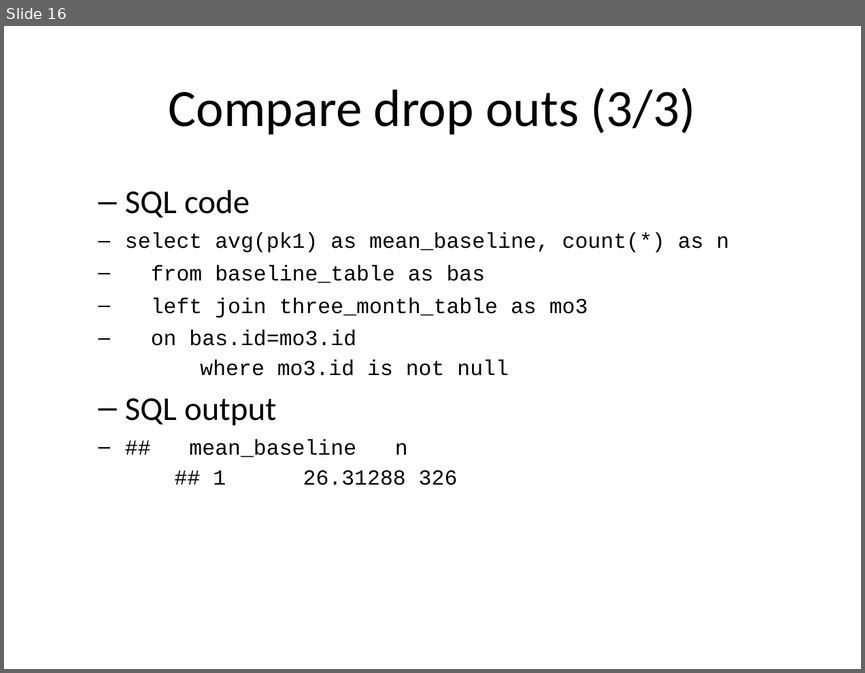
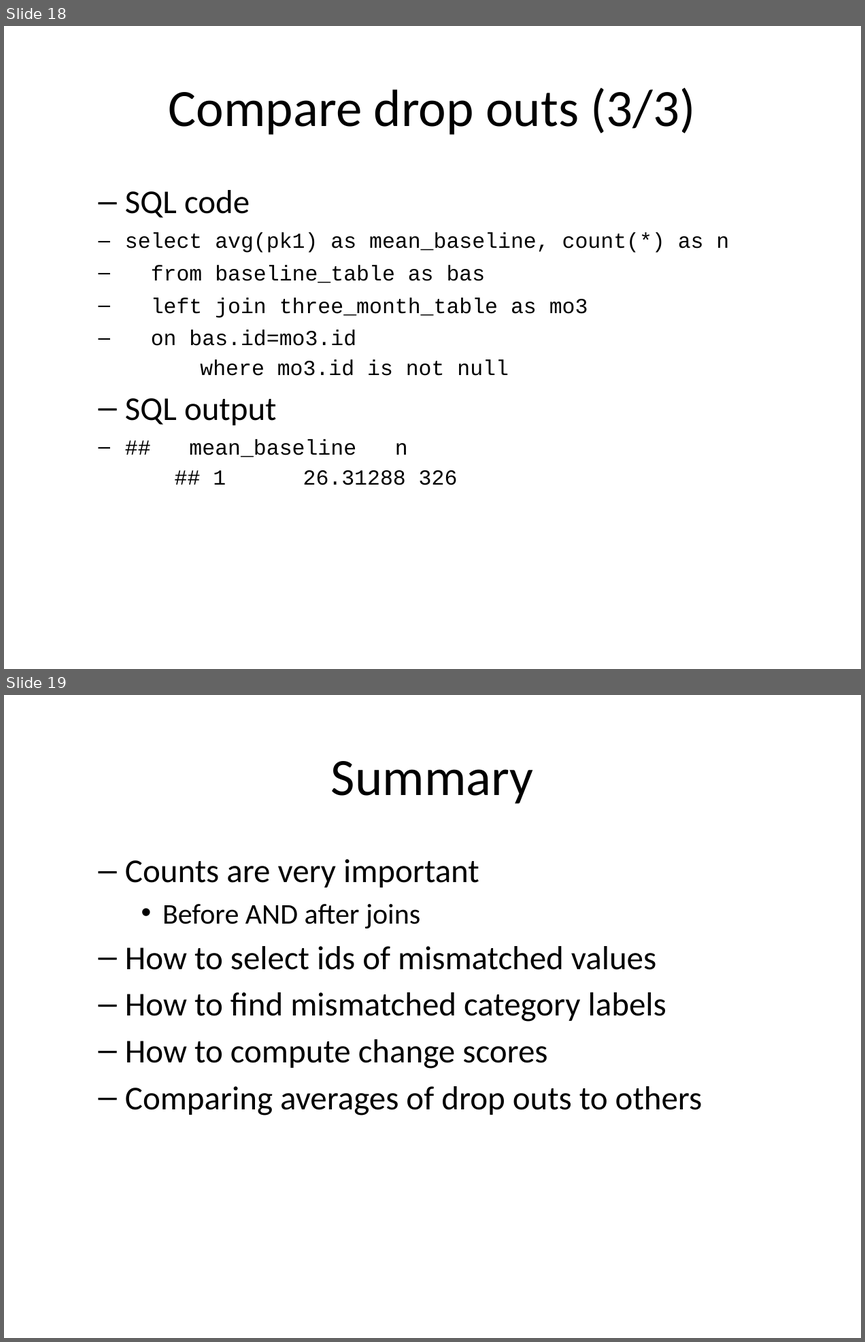
Before and after one commit to pmean/introduction-to-sql, a slide deck: src/counting-mismatches.pptx. Shown one above the other, each under a label of ours: slide 16 before the commit, slides 18 and 19 after it. The pictures are 865x673 and 865x1342 pixels, drawn with LibreOffice and Linux fonts; fonts in the diff are those of the drawing. Boxes give left, top, right and bottom in pixels: in the first picture for what was removed or moved away, otherwise in the second. Text is boxed around its words. In the diff, an @@ line names an element or a change of style, - is before the commit and + after.

Commit message:
Added unmatched label example to counting-mismatches.Rmd

```diff
--- a/src/counting-mismatches.pptx
+++ b/src/counting-mismatches.pptx
@@ slide 19 added at [4, 695, 861, 1338], background #FFFFFF @@
@@ title added at [331, 761, 533, 804], 44 pt, text #000000 @@
+Summary
@@ text added at [125, 859, 702, 1115], 28 pt, text #000000 @@
+  – Counts are very important
+    • Before AND after joins
+  – How to select ids of mismatched values
+  – How to find mismatched category labels
+  – How to compute change scores
+  – Comparing averages of drop outs to others
@@ what was slide 16 is now slide 18 @@
```
Also in this commit, not shown: 1 slide changed, 3 other slides added, 1 slide removed, 1 other file.
